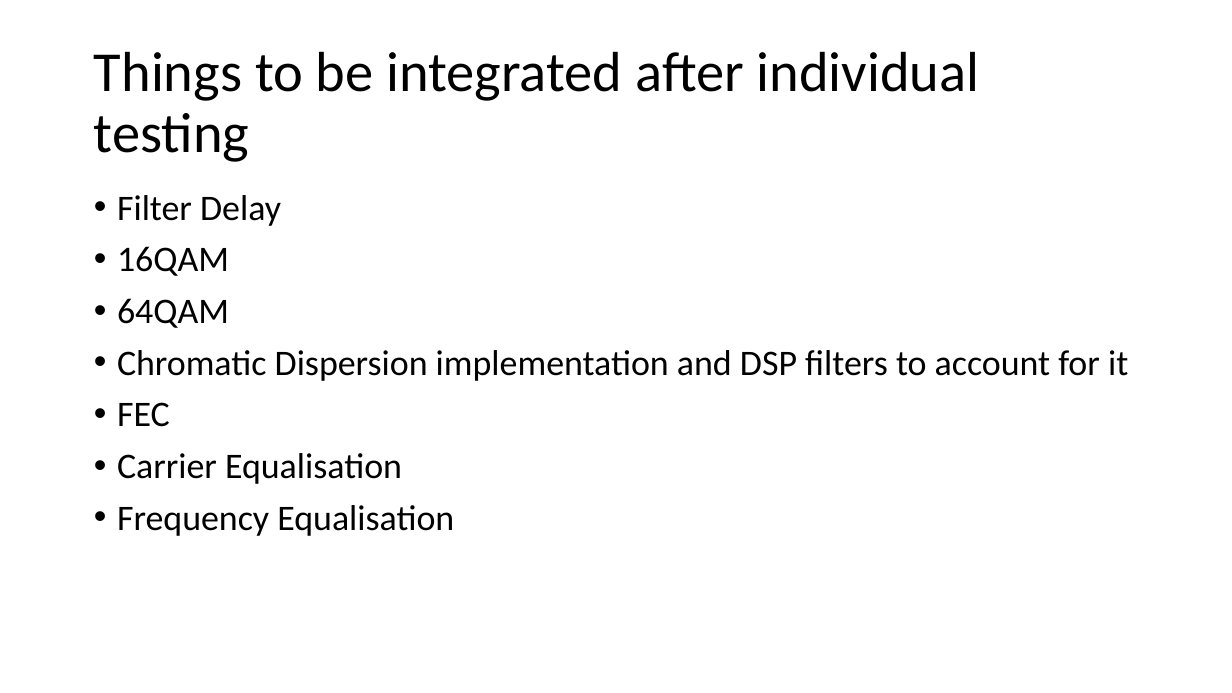
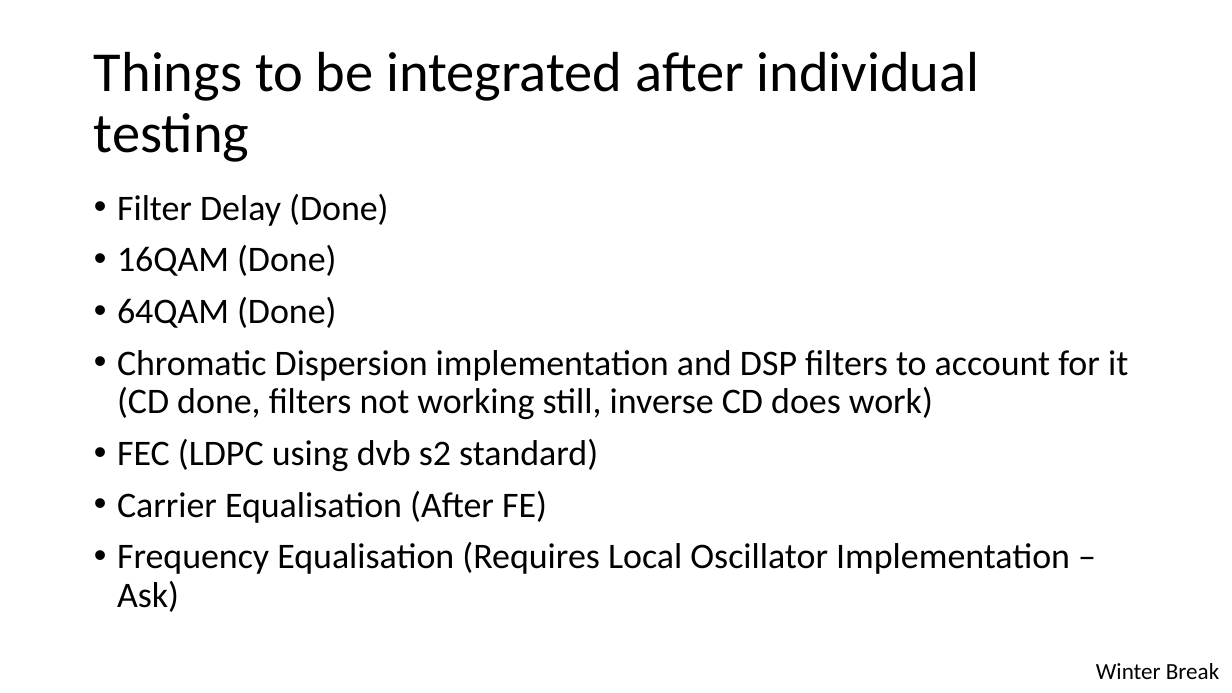
Before and after one commit to Emc54/CoherentTransceivers, a slide deck: slide 16 of Master's meetings presentation.pptx (slide 15 before the commit). Drawn at 1232x693 pixels with LibreOffice and Linux fonts; fonts in the diff are those of the drawing. Boxes give left, top, right and bottom in pixels: in the first picture for what was removed or moved away, otherwise in the second. Text is boxed around its words. In the diff, an @@ line names an element or a change of style, - is before the commit and + after.

```diff
--- a/Master's meetings presentation.pptx
+++ b/Master's meetings presentation.pptx
@@ text at (117, 194, 1128, 612): text changed @@
-• Filter Delay
-• 16QAM
-• 64QAM
-• Chromatic Dispersion implementation and DSP filters to account for it
-• FEC
-• Carrier Equalisation
-• Frequency Equalisation
+• Filter Delay (Done)
+• 16QAM (Done)
+• 64QAM (Done)
+• Chromatic Dispersion implementation and DSP filters to account for it (CD done, filters not working still, inverse CD does work)
+• FEC (LDPC using dvb s2 standard)
+• Carrier Equalisation (After FE)
+• Frequency Equalisation (Requires Local Oscillator Implementation – Ask)
@@ text added at (1096, 663, 1219, 679), 18 pt, text #000000 @@
+Winter Break
```
Also in this commit, not shown: 4 other slides changed, 6 slides added, 2 slides removed, 2 other files.
